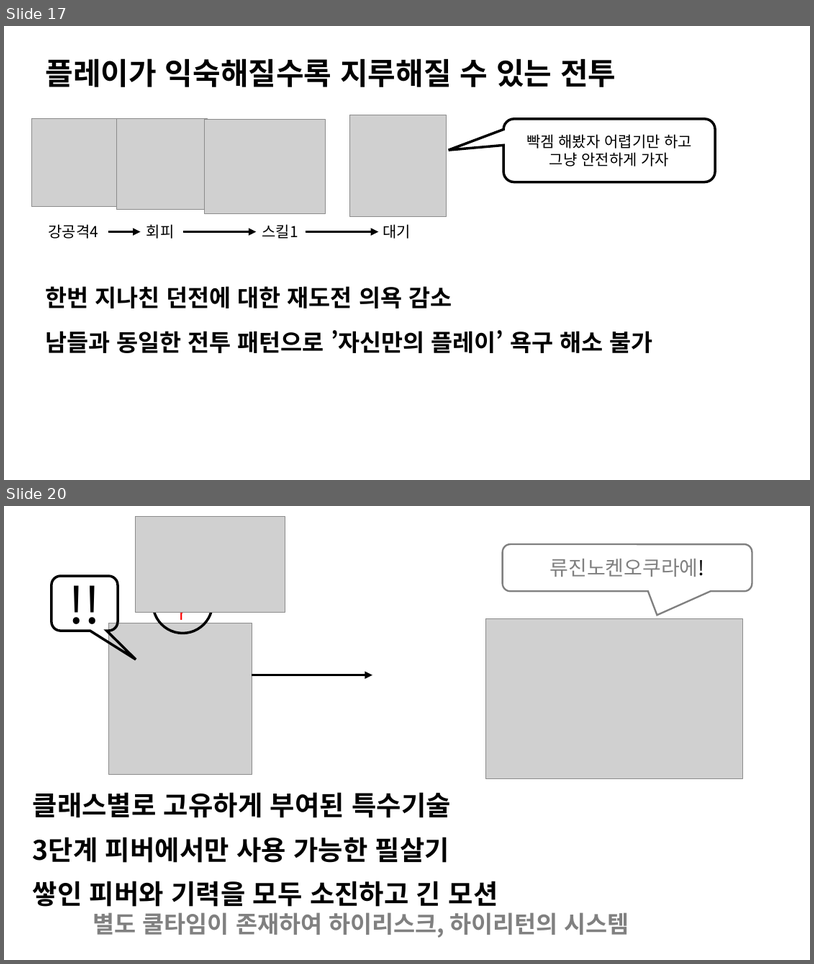
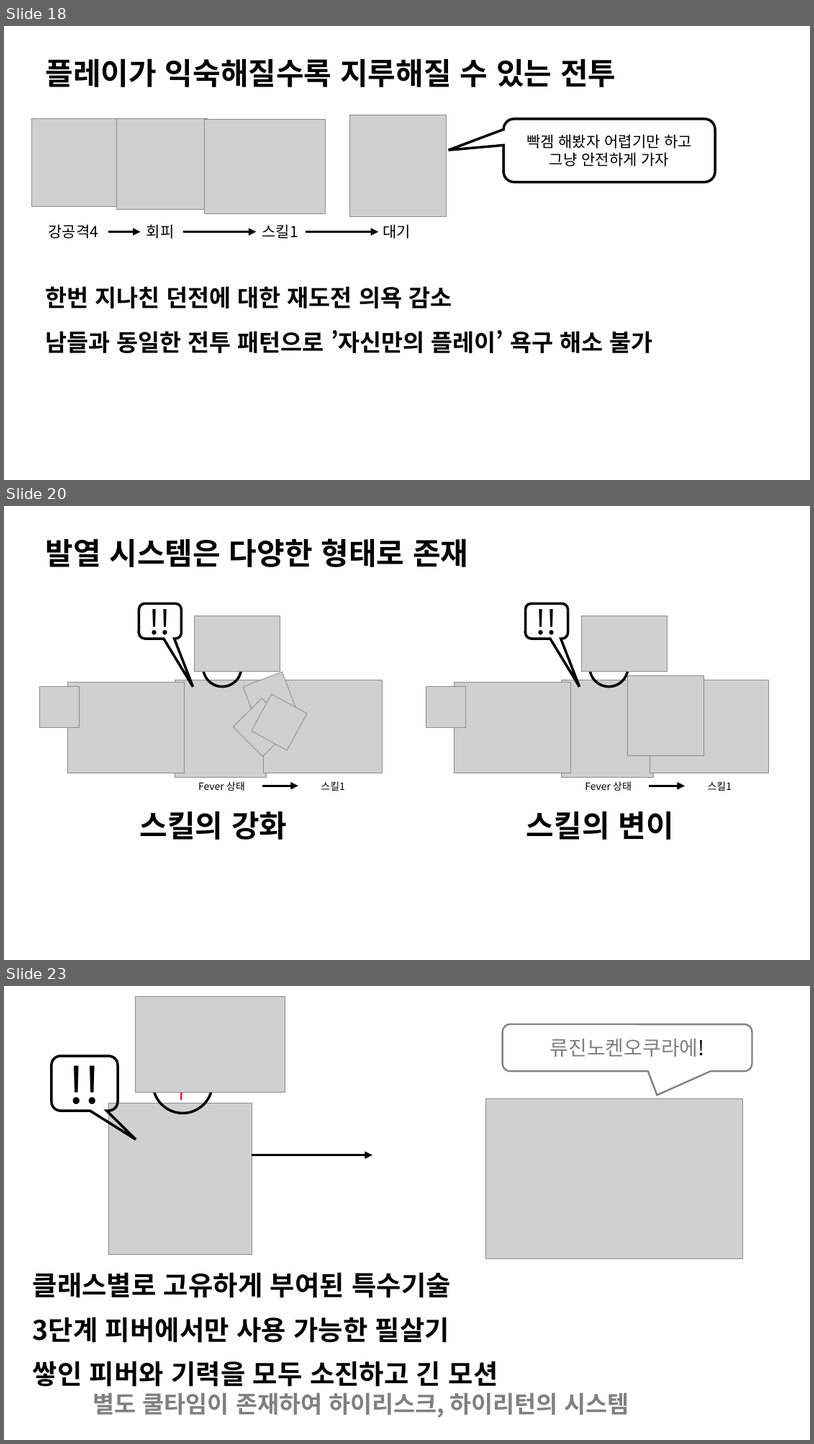
Before and after one commit to korleinster/gamebusdriver, a slide deck: documents/[13신창섭160802]졸업작품 제안서 1차수정.pptx. Shown one above the other, each under a label of ours: slides 17 and 20 before the commit, slides 18, 20 and 23 after it; the slides between them are not shown. The pictures are 814x964 and 814x1444 pixels, drawn with LibreOffice and Linux fonts; fonts in the diff are those of the drawing; grey boxes stand for pictures. Boxes give left, top, right and bottom in pixels: in the first picture for what was removed or moved away, otherwise in the second. Text is boxed around its words. In the diff, an @@ line names an element or a change of style, - is before the commit and + after.

Commit message:
[신창섭]
1. 테이블 엑셀 하나로 통합 작업
2. 시스템 기획서들 하나의 워드 문서로 통합작업 진행 중(조작 관련 기획서 완료). 이동하면서 기획서의 수정이 병행되고 있음.

```diff
--- a/documents/[13신창섭160802]졸업작품 제안서 1차수정.pptx
+++ b/documents/[13신창섭160802]졸업작품 제안서 1차수정.pptx
@@ slide 20 added at (4, 506, 810, 960), background #FFFFFF @@
@@ text added at (45, 538, 468, 567), 36 pt, text #000000, bold @@
+발열 시스템은 다양한 형태로 존재
@@ rounded speech box added at (139, 603, 181, 638), outline #000000 3 pt, 40 pt, text #000000 @@
+!!
@@ text added at (215, 612, 232, 656), 36 pt, text #FF0000 @@
+2
@@ rounded speech box added at (526, 603, 568, 638), outline #000000 3 pt, 40 pt, text #000000 @@
+!!
@@ text added at (602, 612, 618, 656), 36 pt, text #FF0000 @@
+2
@@ picture added at (194, 616, 280, 671) @@
@@ picture added at (581, 616, 669, 671) @@
@@ ellipse added at (203, 648, 242, 686), outline #000000 3 pt, 12 pt, text #FF0000 @@
+Fever
@@ ellipse added at (590, 648, 628, 686), outline #000000 3 pt, 12 pt, text #FF0000 @@
+Fever
@@ picture added at (243, 672, 296, 724) @@
@@ picture added at (628, 676, 705, 755) @@
@@ picture added at (40, 686, 80, 728) @@
@@ picture added at (67, 682, 184, 773) @@
@@ picture added at (175, 680, 267, 777) @@
@@ picture added at (234, 698, 292, 756) @@
@@ picture added at (252, 694, 307, 750) @@
@@ picture added at (263, 680, 383, 773) @@
@@ picture added at (426, 686, 466, 728) @@
@@ picture added at (454, 682, 571, 773) @@
@@ picture added at (562, 680, 653, 777) @@
@@ picture added at (650, 680, 769, 773) @@
@@ text added at (198, 781, 245, 790), 12 pt, text #000000 @@
+Fever 상태
@@ arrow added from (262, 785) to (298, 785), #000000 3 pt @@
@@ text added at (321, 781, 345, 790), 12 pt, text #000000 @@
+스킬1
@@ text added at (585, 781, 632, 790), 12 pt, text #000000 @@
+Fever 상태
@@ arrow added from (650, 785) to (685, 785), #000000 3 pt @@
@@ text added at (708, 781, 733, 790), 12 pt, text #000000 @@
+스킬1
@@ text added at (140, 811, 287, 839), 36 pt, text #000000, bold @@
+스킬의 강화
@@ text added at (527, 811, 674, 839), 36 pt, text #000000, bold @@
+스킬의 변이
@@ what was slide 17 is now slide 18 @@
@@ what was slide 20 is now slide 23 @@
```
Also in this commit, not shown: 5 slides changed, 2 other slides added, 21 other files.
